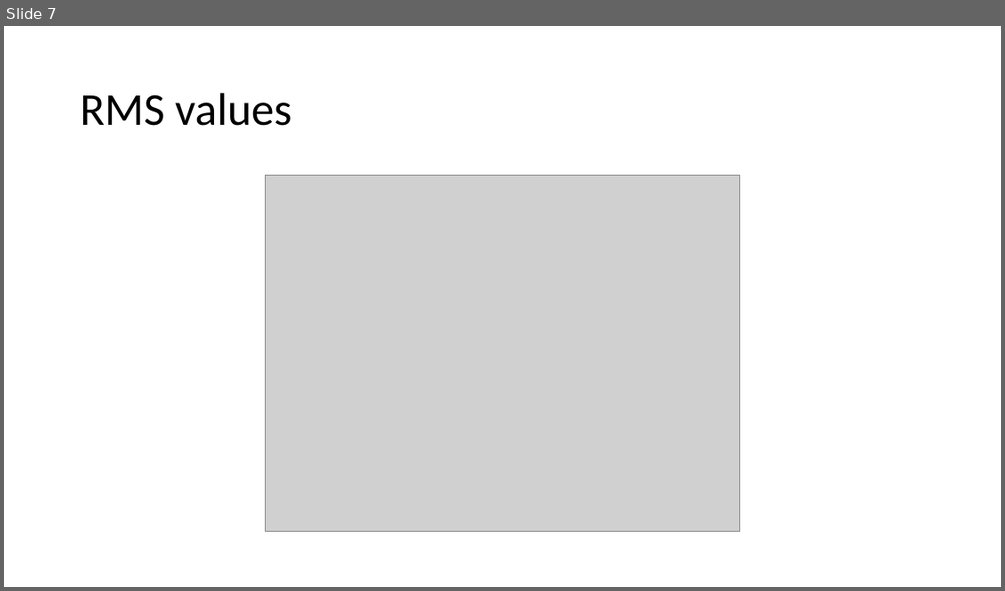
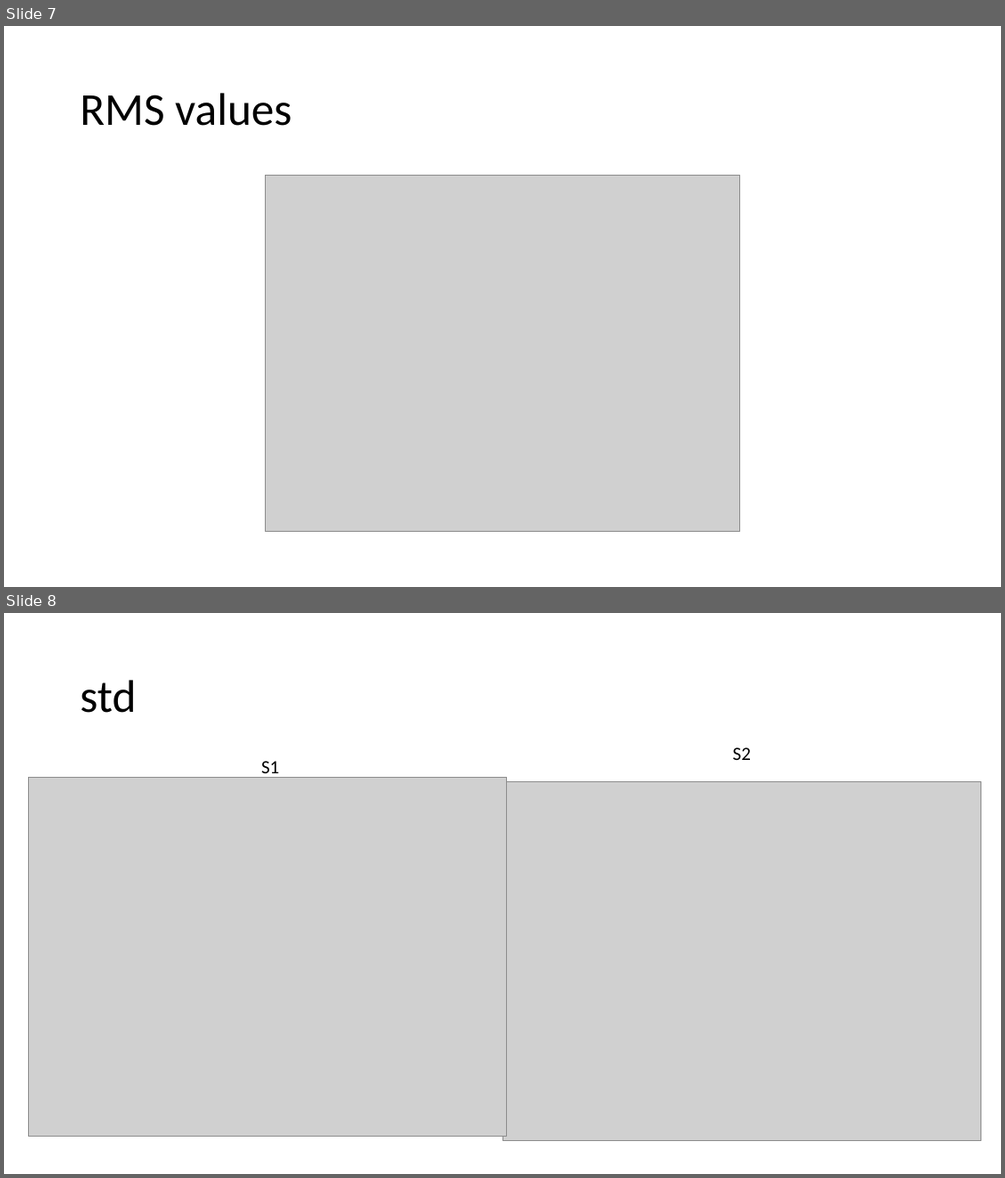
Before and after one commit to JanNalivaika/Predictive-Quality-Battery-TUM, a slide deck: Report/Termin_05_07_Nikita.pptx. Shown one above the other, each under a label of ours: slide 7 before the commit, slides 7 and 8 after it. The pictures are 1005x591 and 1005x1178 pixels, drawn with LibreOffice and Linux fonts; fonts in the diff are those of the drawing; grey boxes stand for pictures. Boxes give left, top, right and bottom in pixels: in the first picture for what was removed or moved away, otherwise in the second. Text is boxed around its words. In the diff, an @@ line names an element or a change of style, - is before the commit and + after.

```diff
--- a/Report/Termin_05_07_Nikita.pptx
+++ b/Report/Termin_05_07_Nikita.pptx
@@ slide 8 added at box(4, 613, 1001, 1174), background #FFFFFF @@
@@ title added at box(80, 680, 136, 713), 44 pt, text #000000 @@
+std
@@ text added at box(261, 761, 279, 779), 18 pt, text #000000 @@
+S1
@@ text added at box(733, 747, 751, 760), 18 pt, text #000000 @@
+S2
@@ picture added at box(28, 777, 507, 1135) @@
@@ picture added at box(502, 782, 981, 1141) @@
```
Also in this commit, not shown: 1 slide changed.
